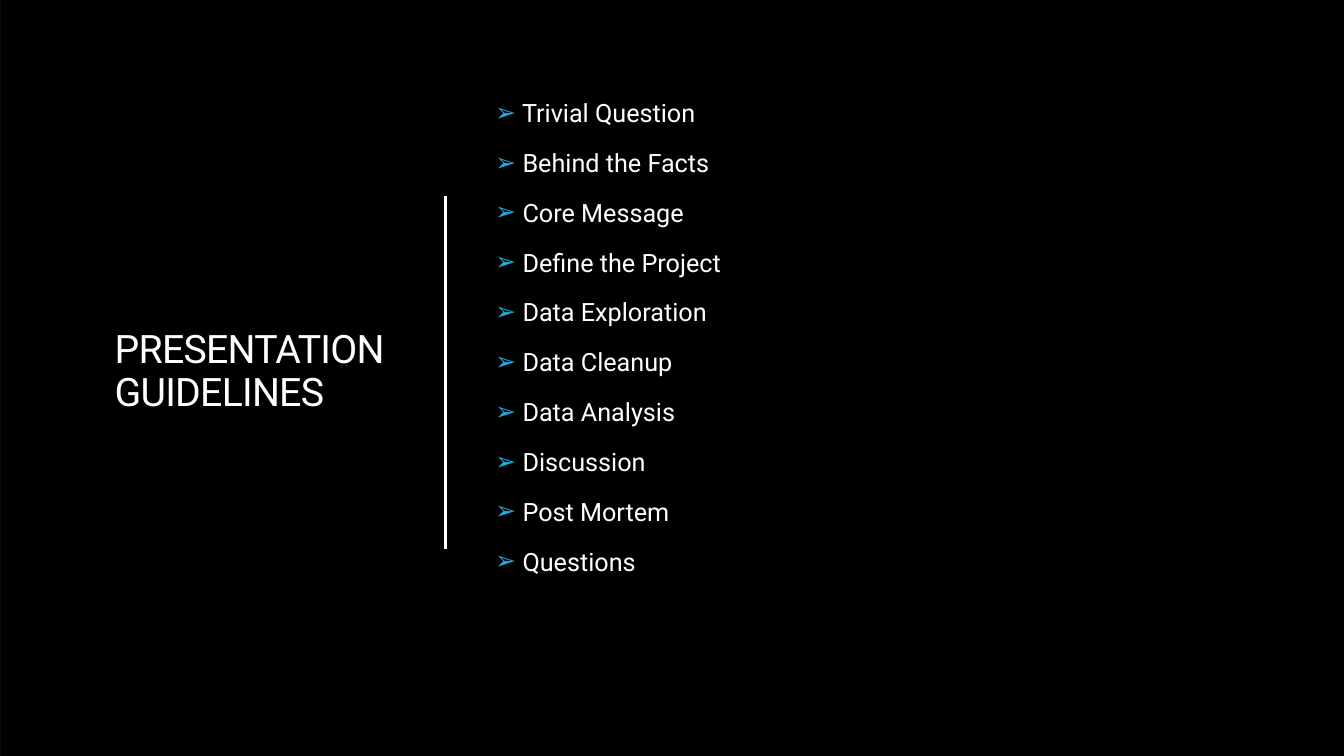
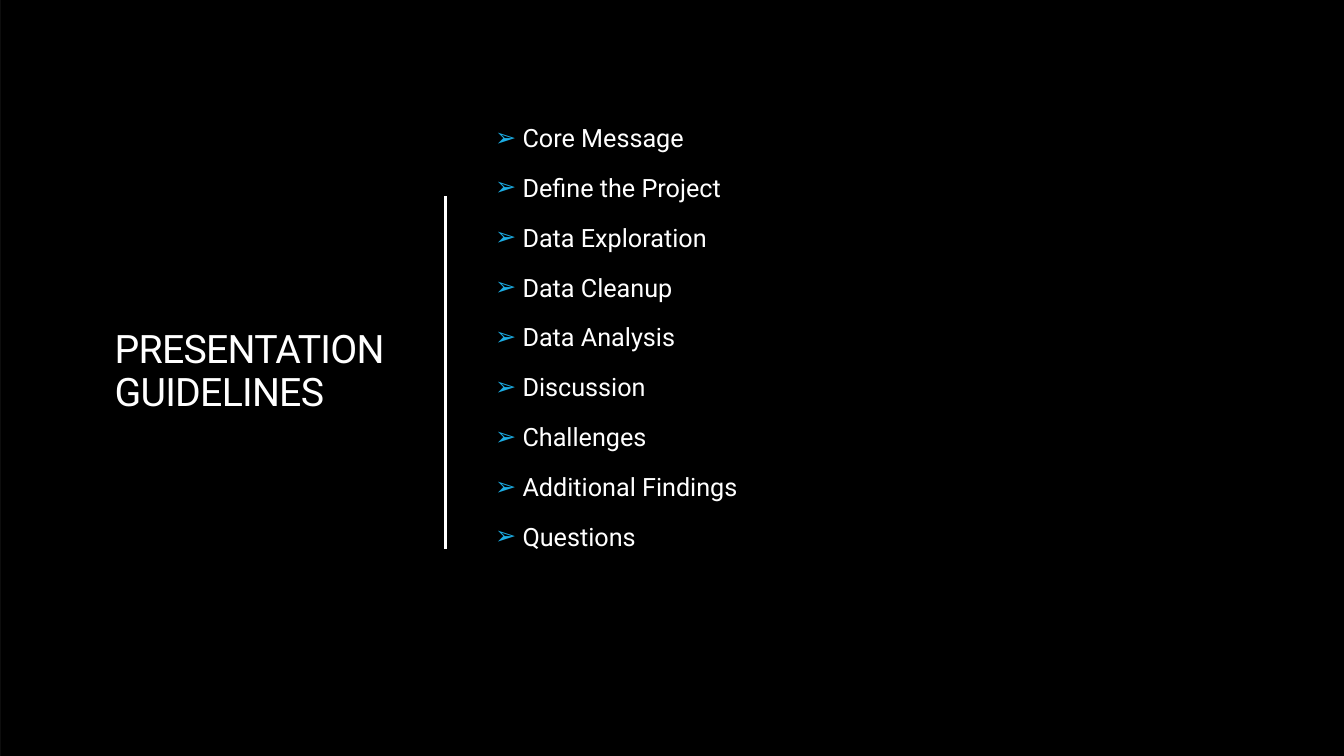
Before and after one commit to cbeachey/project1_influencers, a slide deck: slide 2 of Effects of Sugar Consumption.pptx. Drawn at 1344x756 pixels with LibreOffice and Linux fonts; fonts in the diff are those of the drawing. Boxes give left, top, right and bottom in pixels: in the first picture for what was removed or moved away, otherwise in the second. Text is boxed around its words. In the diff, an @@ line names an element or a change of style, - is before the commit and + after.

```diff
--- a/Effects of Sugar Consumption.pptx
+++ b/Effects of Sugar Consumption.pptx
@@ text at [522,103,710,173]: paragraphs removed @@
-➢ Trivial Question
-➢ Behind the Facts
@@ text at [523,427,737,502]: text changed @@
-➢ Post Mortem
+➢ Challenges
+➢ Additional Findings
```
Also in this commit, not shown: 5 other slides changed.
